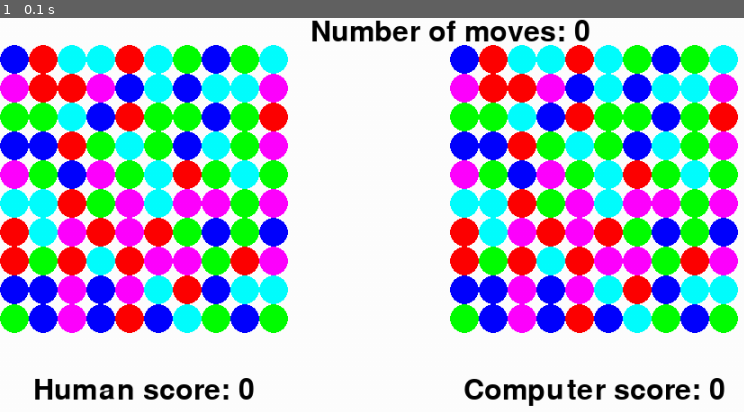
Above: before the commit, frame 1.
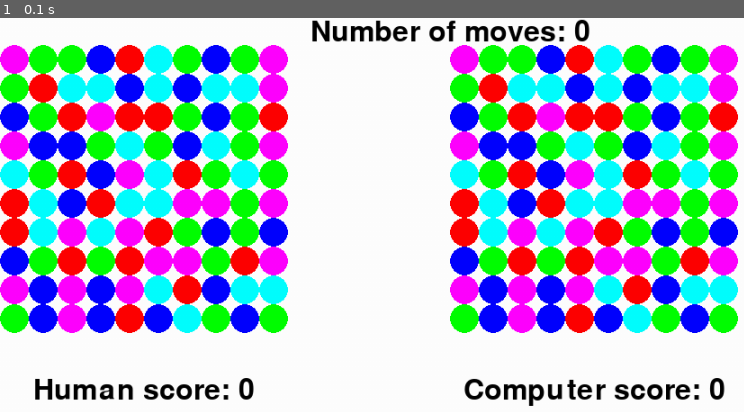
Above: after the commit, the same moment.

Repository: baolidakai/candy_crush_ai
Game: pygame game, started from src/candy_crush_game.py
Same seed, same stepped clock (60 frames per second), same inputs: the game is played once before the commit and once after it.
Inputs:
- Up to frame 1 (0.1 s): no input

The runs differ from the first frame. In frame 1, 12% of the frame differs, in the area x 0-100%, y 6-73%.

Commit message:
Fixes the elimination logic

Diff:
--- a/src/candy_crush_board.py
+++ b/src/candy_crush_board.py
@@ -71,7 +71,8 @@
     return -1
 
   def get_block(self):
-    """Gets the consecutive block to eliminate, or returns []."""
+    """Gets the block to eliminate, or returns []."""
+    # TODO(bowendeng): Adds other candies.
     # Checks for consecutive blocks of identical color.
     # Either three colors are identical in a row, or in a column.
     seed_row = -1
@@ -96,8 +97,7 @@
     if not found:
       return []
     # Finds the block.
-    block = [(seed_row, seed_col)]
-    visited = set(block)
+    visited = set([(seed_row, seed_col)])
     frontier = collections.deque()
     frontier.append((seed_row, seed_col))
     seed_color = self.get_color(seed_row, seed_col)
@@ -108,11 +108,33 @@
         if 0 <= neighbor[0] < self._N and 0 <= neighbor[1] < self._N:
           if neighbor in visited:
             continue
-          visited.add(neighbor)
           if self.get_color(neighbor[0], neighbor[1]) != seed_color:
             continue
+          visited.add(neighbor)
           frontier.append(neighbor)
-          block.append(neighbor)
+    # Only keeps the cells who is in a row of at least 3.
+    block = []
+    for row, col in visited:
+      num_h = 1
+      num_v = 1
+      for c in range(col + 1, self._N):
+        if (row, c) not in visited:
+          break
+        num_h += 1
+      for c in range(col - 1, -1, -1):
+        if (row, c) not in visited:
+          break
+        num_h += 1
+      for r in range(row + 1, self._N):
+        if (r, col) not in visited:
+          break
+        num_v += 1
+      for r in range(row - 1, -1, -1):
+        if (r, col) not in visited:
+          break
+        num_v += 1
+      if num_h > 2 or num_v > 2:
+        block.append((row, col))
     return block
 
   def flush_once(self):
--- a/src/candy_crush_game.py
+++ b/src/candy_crush_game.py
@@ -26,7 +26,7 @@
   HUMAN_Y = 30
   COMPUTER_X = 500
   COMPUTER_Y = 30
-  PAUSE = 1000
+  PAUSE = 500
   def is_from_human(x, y):
     return x < COMPUTER_X
   def human_screen_to_indices(x, y):
Not shown, changed: README.md
